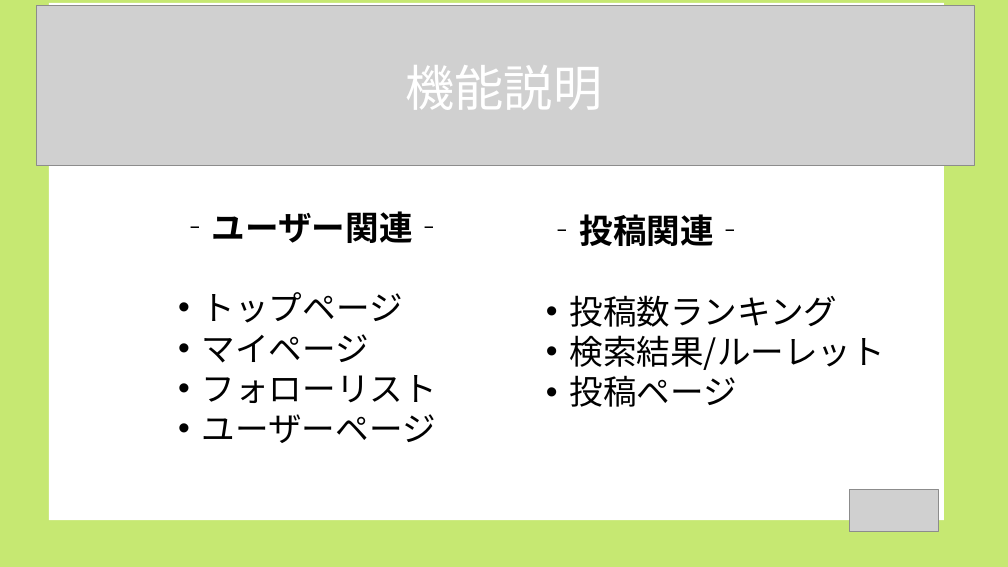
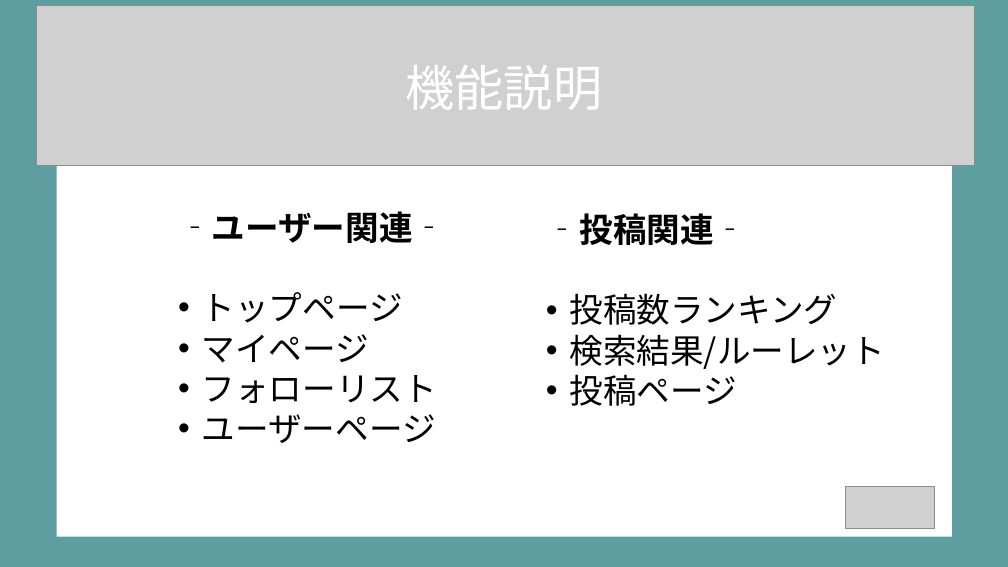
Before and after one commit to dojo2022/B-3, a slide deck: slide 5 of doc/B-3_配布資料/B3炙りえんがわ_成果発表会資料.pptx. Drawn at 1008x567 pixels with LibreOffice and Linux fonts; fonts in the diff are those of the drawing; grey boxes stand for pictures. Boxes give left, top, right and bottom in pixels: in the first picture for what was removed or moved away, otherwise in the second. Text is boxed around its words. In the diff, an @@ line names an element or a change of style, - is before the commit and + after.

```diff
--- a/doc/B-3_配布資料/B3炙りえんがわ_成果発表会資料.pptx
+++ b/doc/B-3_配布資料/B3炙りえんがわ_成果発表会資料.pptx
@@ background #C6E872 to #5F9EA0 @@
@@ rectangle: place and size @@
-rectangle at (49, 3, 944, 520)
+rectangle at (57, 20, 952, 537)
@@ picture: place and size @@
-picture at (849, 489, 938, 531)
+picture at (845, 487, 935, 529)
```
Also in this commit, not shown: 19 other slides changed.
